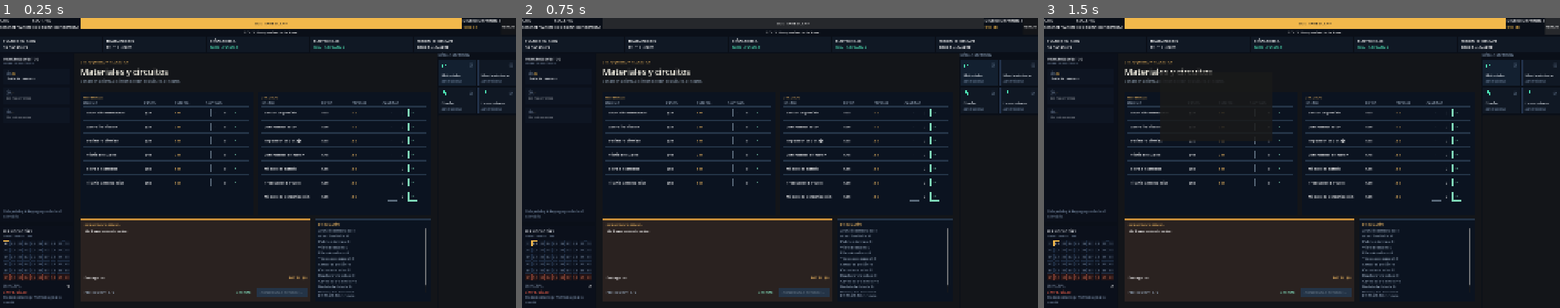
Above: before the commit, frames 1-3 (left to right).
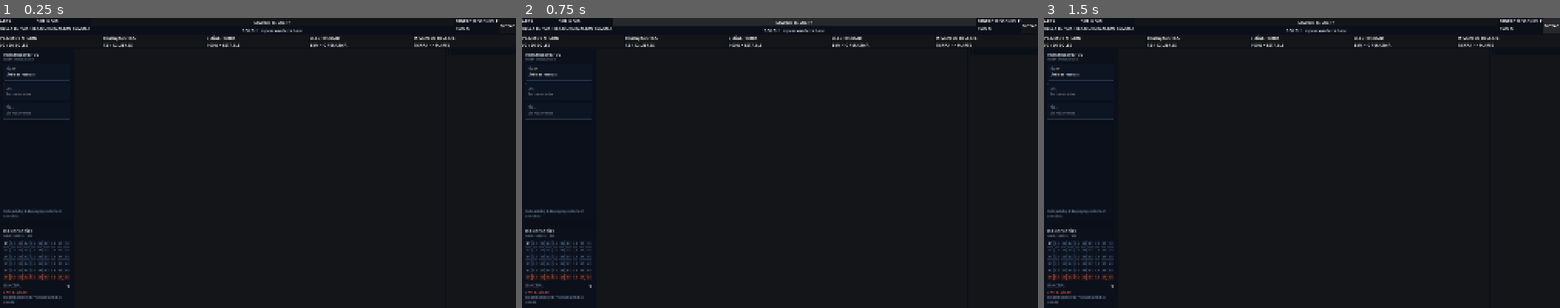
Above: after the commit, the same moments.

Repository: Limoncito1264/los-peculiares
Game: Godot game, scene res://scenes/cockpit_main.tscn
The game is run twice, just before and just after one commit, with the same random seed, the same clock (stepped at 60 frames per second) and the same inputs.
Inputs:
- Up to frame 1 (0.25 s): no input
- Up to frame 2 (0.75 s): click "SIGUIENTE SOL >>" at 0.5 s
- Up to frame 3 (1.5 s): click "NOTAS" at 1.25 s

The runs differ from the first frame. In frame 1, 11% of the frame differs, in the area x 0-100%, y 0-97%; in frame 2, 9.2%; in frame 3, 11%.

Commit message:
Sella estado previo antes de nuevas ramas

Diff:
--- a/scenes/cockpit_main.tscn
+++ b/scenes/cockpit_main.tscn
@@ -1,6 +1,5 @@
 [gd_scene format=3 uid="uid://bdq3cs2y153ob"]
 
-[ext_resource type="Script" uid="uid://dear635qjp27h" path="res://scenes/cockpit_main.gd" id="1_tm1x2"]
 [ext_resource type="Script" uid="uid://cw6u8g2s1d2g5" path="res://scripts/calendario/lista_eventos.gd" id="2_kmysv"]
 [ext_resource type="Script" uid="uid://dvtbwasimbncg" path="res://scripts/calendario/calendario_dias.gd" id="3_spmxp"]
 
@@ -11,7 +10,6 @@
 anchor_bottom = 1.0
 grow_horizontal = 2
 grow_vertical = 2
-script = ExtResource("1_tm1x2")
 
 [node name="ColorRect" type="ColorRect" parent="." unique_id=843242540]
 layout_mode = 1
